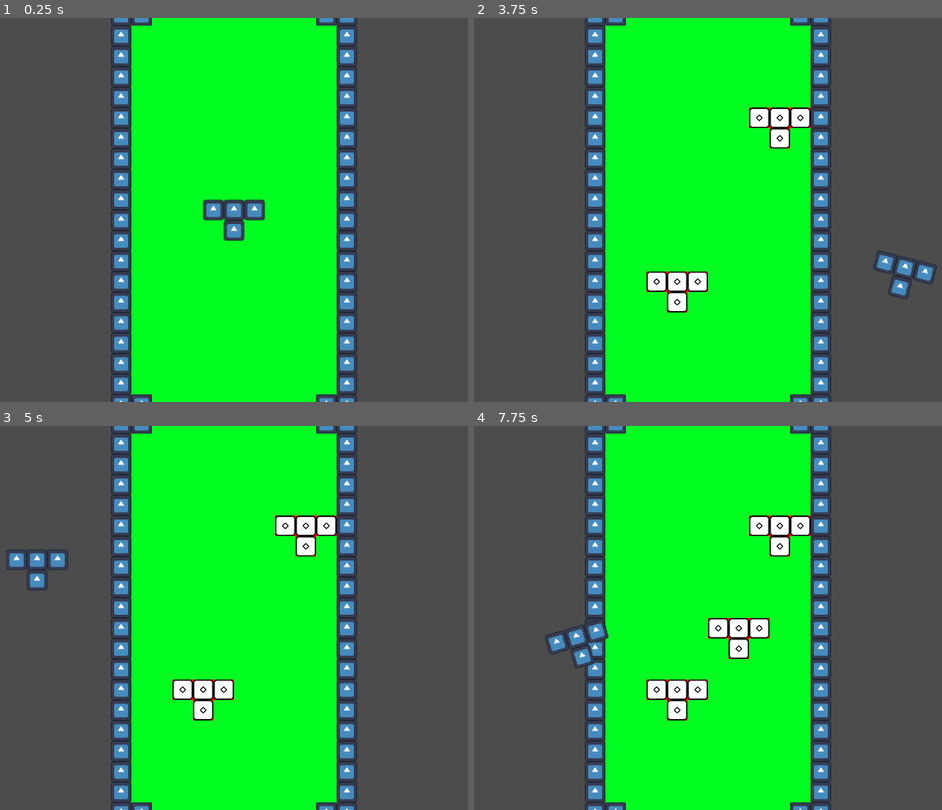
Above: before the commit, frames 1-4 (two rows, left to right).
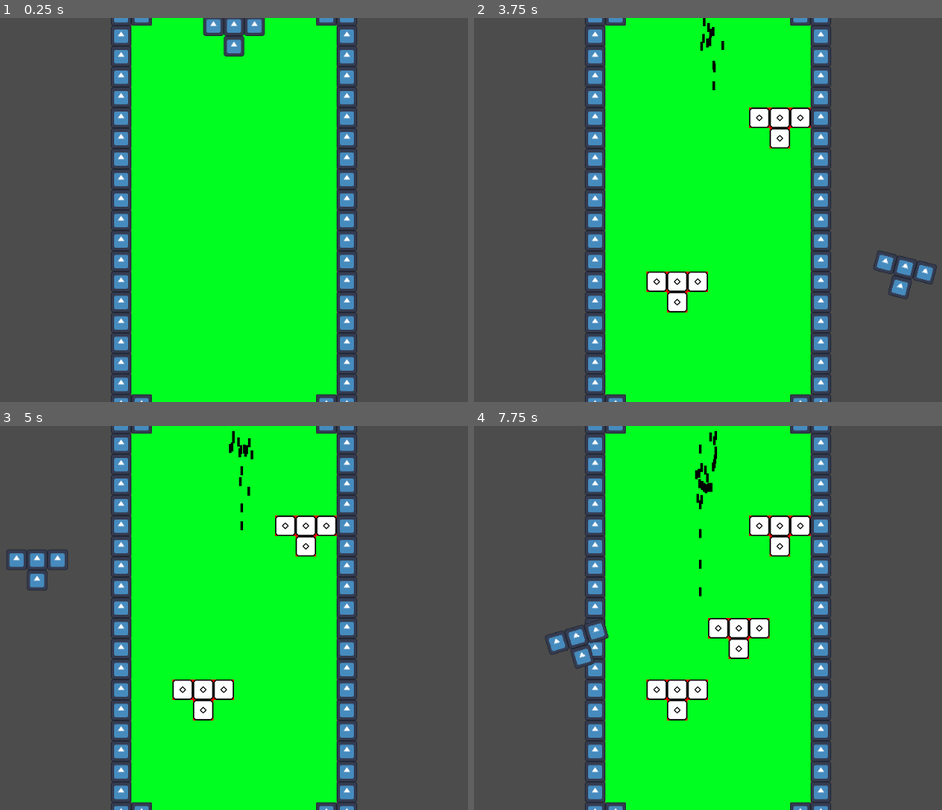
Above: after the commit, the same moments.

Repository: kennethbchen/Polyomino-Tower-Defense
Game: Godot game, scene res://Game.tscn
The game is run twice, just before and just after one commit, with the same random seed, the same clock (stepped at 60 frames per second) and the same inputs. The engine's default icon, where the game draws it, is replaced by a stand-in: a white triangle on a blue panel in a dark square.
Inputs (mouse positions are in pixels of both pictures, inside the frame that each line leads up to):
- Up to frame 1 (0.25 s): no input
- Up to frame 2 (3.75 s): tap Enter at 0.5 s; move the mouse to (853, 190) at 0.52 s; tap Space at 0.6, 0.77, 1.07, 1.35, 1.52, 1.82, 2.1, 2.85, 3.02, 3.32, 3.5, 3.6 s; click (853, 190) at 0.67 s; move the mouse to (576, 229) at 1.27 s; click (576, 229) at 1.42 s; move the mouse to (773, 125) at 2.02 s; click (773, 125) at 2.17 s; move the mouse to (675, 286) at 2.77 s; click (675, 286) at 2.92 s; move the mouse to (904, 267) at 3.52 s; click (904, 267) at 3.67 s
- Up to frame 3 (5 s): tap Space at 3.77, 4.07, 4.35, 4.52, 4.82 s; move the mouse to (37, 560) at 4.27 s; click (37, 560) at 4.42 s
- Up to frame 4 (7.75 s): move the mouse to (740, 618) at 5.02 s; tap Space at 5.1, 5.85, 6.02, 6.32, 6.6, 6.77, 7.07, 7.35, 7.52 s; click (740, 618) at 5.17 s; move the mouse to (609, 522) at 5.77 s; click (609, 522) at 5.92 s; move the mouse to (853, 598) at 6.52 s; click (853, 598) at 6.67 s; move the mouse to (576, 637) at 7.27 s; click (576, 637) at 7.42 s

The runs differ from the first frame. In frame 1, 1.8% of the frame differs, in the area x 43-57%, y 0-59%; in frame 2, 0.2%; in frame 3, 0.2%; in frame 4, 0.4%.

Commit message:
Started implementing enemies and pathfinding

Diff:
--- /dev/null
+++ b/Enemy.gd
@@ -0,0 +1,19 @@
+extends KinematicBody2D
+
+onready var nav_agent = $NavigationAgent2D
+
+var destination: Vector2
+
+func init(start_pos, end_pos):
+	position = start_pos
+	destination = end_pos
+	nav_agent.set_target_location(destination)
+
+func _physics_process(delta):
+
+	# Set velocity eventually emits the velocity_comptued signal
+	nav_agent.set_velocity(global_position.direction_to(nav_agent.get_next_location()) * 40)
+
+
+func _on_velocity_computed(safe_velocity: Vector2):
+	move_and_slide(safe_velocity)
--- a/Game.tscn
+++ b/Game.tscn
@@ -21,11 +21,10 @@
 current = true
 
 [node name="Cursor" type="Node2D" parent="."]
+position = Vector2( 0, -288 )
 z_index = 1
 script = ExtResource( 4 )
 
 [node name="PosTween" type="Tween" parent="Cursor"]
 
 [node name="RotTween" type="Tween" parent="Cursor"]
-
-[node name="Enemy" type="NavigationAgent2D" parent="."]
--- /dev/null
+++ b/Scenes/Enemy.tscn
@@ -0,0 +1,28 @@
+[gd_scene load_steps=4 format=2]
+
+[ext_resource path="res://Sprites/Enemy.png" type="Texture" id=1]
+[ext_resource path="res://Enemy.gd" type="Script" id=2]
+
+[sub_resource type="CircleShape2D" id=1]
+radius = 8.0
+
+[node name="Enemy" type="KinematicBody2D"]
+collision_layer = 2
+script = ExtResource( 2 )
+
+[node name="Sprite" type="Sprite" parent="."]
+position = Vector2( 0, -8 )
+texture = ExtResource( 1 )
+
+[node name="NavigationAgent2D" type="NavigationAgent2D" parent="."]
+path_desired_distance = 4.0
+path_max_distance = 50.0
+avoidance_enabled = true
+radius = 2.0
+neighbor_dist = 64.0
+max_neighbors = 50
+
+[node name="CollisionShape2D" type="CollisionShape2D" parent="."]
+shape = SubResource( 1 )
+
+[connection signal="velocity_computed" from="NavigationAgent2D" to="." method="_on_velocity_computed"]
--- a/Scenes/Tower.tscn
+++ b/Scenes/Tower.tscn
@@ -16,11 +16,15 @@
 texture = ExtResource( 1 )
 
 [node name="Hitbox" type="Area2D" parent="."]
+visible = false
 
 [node name="CollisionShape2D" type="CollisionShape2D" parent="Hitbox"]
+visible = false
 shape = SubResource( 1 )
 
 [node name="Range" type="Area2D" parent="."]
+visible = false
 
 [node name="CollisionShape2D" type="CollisionShape2D" parent="Range"]
+visible = false
 shape = SubResource( 2 )
--- a/Scripts/Board.gd
+++ b/Scripts/Board.gd
@@ -2,7 +2,6 @@
 
 
 func _on_tower_created(global_pos):
-	print("tower created")
 	# Could be built in function
 
 	# Set the navigation tile in the right place for navigation
--- a/Scripts/Game.gd
+++ b/Scripts/Game.gd
@@ -11,14 +11,16 @@
 onready var cursor = $Cursor
 
 
-var enemy_start = Vector2(4, -2)
-var enemy_end = Vector2(4, 17)
+var enemy_start = Vector2(0, -288)
+var enemy_end = Vector2(0, 288)
 
 onready var board = $Board
 
 var current_block: Node2D
 var current_tower: Resource
+var temp_enemy: Resource
 
+var nav_map_rid
 
 func _ready():
 
@@ -26,9 +28,12 @@
 
 	current_block = load("res://Blocks/T-Piece.tscn").instance()
 	current_tower = load("res://Scenes/Tower.tscn")
+	temp_enemy = load("res://Scenes/Enemy.tscn")
+
+	nav_map_rid = Navigation2DServer.map_create()
+	Navigation2DServer.map_set_active(nav_map_rid, true)
 
 	cursor.add_child(current_block)
-
 
 
 
@@ -66,7 +71,7 @@
 				cursor.shake_effect()
 				return
 
-			# TODO, verify that there aren't blocks already there
+			# TODO, There's a bug where you can bypass checks if you go fast
 			# Verify that individual block squares are valid
 			for pos in current_block.get_children_global_pos():
 				if !board.is_in_board(board.global_to_tile(pos)) or !board.is_free_space(board.world_to_map(board.to_local(pos))):
@@ -88,12 +93,23 @@
 
 
 
+			Navigation2DServer.map_force_update(nav_map_rid)
+
+
+
+
 
 		if event.button_index == 2:
 
 			# Rotate the block
 			cursor.rotate_90()
 
+	# Spawn Enemy for Debug
+	if event is InputEventKey:
+		if event.pressed and event.scancode == KEY_SPACE:
+			var new_enemy = temp_enemy.instance()
+			add_child(new_enemy)
+			new_enemy.init(enemy_start, enemy_end)
 
 
 func get_mouse_pos():
--- a/Tiles.tres
+++ b/Tiles.tres
@@ -3,10 +3,10 @@
 [ext_resource path="res://icon.svg" type="Texture" id=1]
 [ext_resource path="res://Sprites/NavigationTiles.png" type="Texture" id=2]
 
-[sub_resource type="NavigationPolygon" id=1]
-vertices = PoolVector2Array( 32, 32, 0, 32, 0, 0, 32, 0 )
+[sub_resource type="NavigationPolygon" id=4]
+vertices = PoolVector2Array( 12, 12, 20, 12, 20, 20, 12, 20 )
 polygons = [ PoolIntArray( 0, 1, 2, 3 ) ]
-outlines = [ PoolVector2Array( 32, 32, 0, 32, 0, 0, 32, 0 ) ]
+outlines = [ PoolVector2Array( 12, 12, 20, 12, 20, 20, 12, 20 ) ]
 
 [sub_resource type="OccluderPolygon2D" id=2]
 polygon = PoolVector2Array( 32, 32, 0, 32, 0, 0, 32, 0 )
@@ -37,7 +37,7 @@
 1/tile_mode = 0
 1/occluder_offset = Vector2( 0, 0 )
 1/navigation_offset = Vector2( 0, 0 )
-1/navigation = SubResource( 1 )
+1/navigation = SubResource( 4 )
 1/shape_offset = Vector2( 0, 0 )
 1/shape_transform = Transform2D( 1, 0, 0, 1, 0, 0 )
 1/shape_one_way = false
--- a/project.godot
+++ b/project.godot
@@ -32,6 +32,10 @@
 
 common/drop_mouse_on_gui_input_disabled=true
 
+[navigation]
+
+2d/default_edge_connection_margin=24.0
+
 [physics]
 
 common/enable_pause_aware_picking=true
